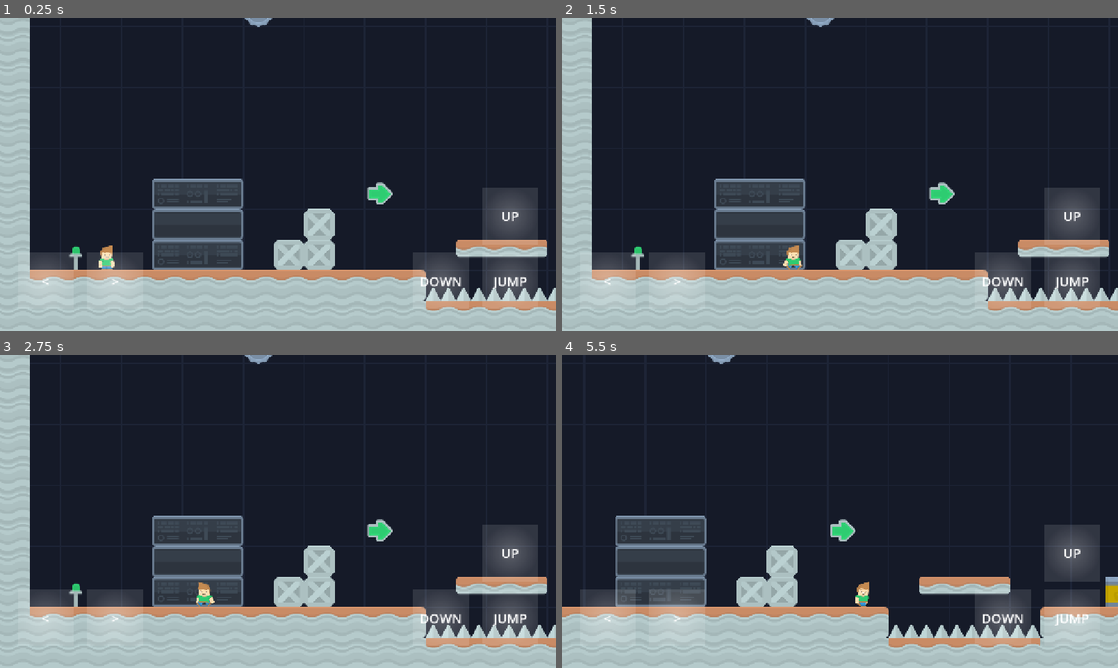
Above: before the commit, frames 1-4 (two rows, left to right).
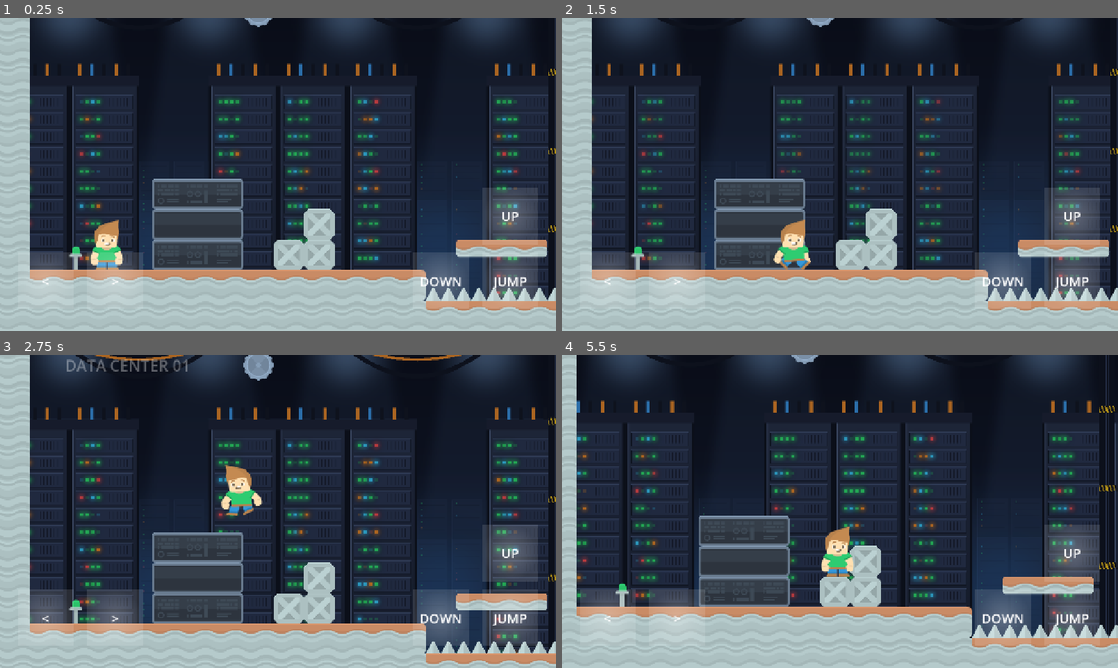
Above: after the commit, the same moments.

Repository: shivamshekhar/sabotage-ai
Game: Godot game, scene res://scenes/main.tscn
Same seed, same stepped clock (60 frames per second), same inputs: the game is played once before the commit and once after it.
Inputs:
- Up to frame 1 (0.25 s): no input
- Up to frame 2 (1.5 s): tap Enter at 0.5 s; hold D (move_right) from 0.53 s (still down); tap Space (jump) at 0.6, 0.77, 1.07, 1.35 s
- Up to frame 3 (2.75 s): tap Space (jump) at 1.52, 1.82, 2.1 s; release D (move_right) at 2.03 s; hold A (move_left) from 2.03 s (still down)
- Up to frame 4 (5.5 s): release A (move_left) at 2.78 s; hold D (move_right) 2.78-4.28 s; tap Space (jump) at 2.85, 3.02, 3.32, 3.6, 3.77, 4.07, 4.35, 4.52, 4.82, 5.1 s; hold A (move_left) 4.28-5.03 s; hold D (move_right) from 5.03 s (still down)

The runs differ from the first frame. In frame 1, 14% of the frame differs, in the area x 5-100%, y 0-91%; in frame 2, 14%; in frame 3, 27%; in frame 4, 30%, in the area x 0-100%, y 0-94%.

Commit message:
Add parallax data-center background, 2x character, remove arrows
- Parallax background (far/mid/near layers) with pulsing rack LEDs, generated
  by tools/art/generate_background.py; replaces the flat navy backdrop
- Scale player art and hitbox 2x (60x128 hitbox, narrower than the art)
- Slightly stronger jump
- Remove green arrow decor from level 1
- README: document background layers and regeneration

Co-Authored-By: Claude Sonnet 5.5 <noreply@anthropic.com>

Diff:
--- /dev/null
+++ b/scripts/level/background.gd
@@ -0,0 +1,39 @@
+class_name LevelBackground
+extends Node2D
+## Parallax data-center background. Layers further away scroll slower, which gives
+## the level depth. Art is generated by tools/art/generate_background.py.
+
+const DIR := "res://assets/backgrounds/data_center/"
+const TILE_W := 1280  # width of each (seamlessly tiling) layer image
+
+
+func _ready() -> void:
+	_layer("far", 0.12, -30)
+	_layer("mid_base", 0.40, -28)
+	# Two LED layers pulse in opposite phase so the racks look alive.
+	_pulse(_layer("mid_leds_a", 0.40, -27), 0.0)
+	_pulse(_layer("mid_leds_b", 0.40, -27), 0.9)
+	_layer("cables", 0.70, -26)
+
+
+func _layer(image: String, scroll: float, z: int) -> Sprite2D:
+	var p := Parallax2D.new()
+	p.scroll_scale = Vector2(scroll, scroll)
+	p.repeat_size = Vector2(TILE_W, 0)
+	p.repeat_times = 4
+	p.z_index = z
+	add_child(p)
+
+	var s := Sprite2D.new()
+	s.texture = load(DIR + image + ".png")
+	s.centered = false
+	p.add_child(s)
+	return s
+
+
+func _pulse(s: Sprite2D, delay: float) -> void:
+	var tw := create_tween().set_loops()
+	tw.tween_interval(delay)
+	tw.tween_property(s, "modulate:a", 0.25, 0.9).set_trans(Tween.TRANS_SINE)
+	tw.tween_property(s, "modulate:a", 1.0, 0.9).set_trans(Tween.TRANS_SINE)
+	tw.tween_interval(0.9 - delay)
--- a/scripts/level/level.gd
+++ b/scripts/level/level.gd
@@ -106,8 +106,6 @@
 				"l": _decor("lamp_pole_green", c, r, -3, Color.WHITE)
 				"c": _decor("canister_blue_vertical" if c % 2 == 0 else "canister_yellow_vertical", c, r, -3)
 				"~": _place(_run_name("slime_floor", "~", c, r, true), c, r, -1)
-				">": _decor("arrow_green_right", c, r, -3, Color.WHITE)
-				"A": _decor("arrow_green_up", c, r, -3, Color.WHITE)
 				"P": spawn = Vector2((c + 0.5) * T, (r + 1) * T)
 				"E": _build_exit(c, r)
 
@@ -223,15 +221,14 @@
 # ---------- backdrop ----------
 
 func _build_backdrop() -> void:
+	add_child(LevelBackground.new())
+
+	# Light tint over the parallax art so gameplay tiles stay readable, plus the title.
 	var bd := Node2D.new()
 	bd.z_index = -20
 	add_child(bd)
 	bd.draw.connect(func() -> void:
-		bd.draw_rect(Rect2(0, 0, world_w, world_h), Color("#151a28"))
-		for x in range(0, world_w, 140):
-			bd.draw_line(Vector2(x, 0), Vector2(x, world_h), Color("#1d2436"), 4.0)
-		for y in range(0, world_h, 140):
-			bd.draw_line(Vector2(0, y), Vector2(world_w, y), Color("#1d2436"), 2.0)
+		bd.draw_rect(Rect2(0, 0, world_w, world_h), Color(0.04, 0.06, 0.11, 0.30))
 		bd.draw_string(ThemeDB.fallback_font, Vector2(150, 260), "DATA CENTER 01",
-			HORIZONTAL_ALIGNMENT_LEFT, -1, 36, Color(1, 1, 1, 0.3)))
+			HORIZONTAL_ALIGNMENT_LEFT, -1, 36, Color(1, 1, 1, 0.35)))
 	bd.queue_redraw()
--- a/scripts/level/level_data.gd
+++ b/scripts/level/level_data.gd
@@ -10,7 +10,7 @@
 ##   P  player spawn       E  exit terminal
 ## Background decor
 ##   k controls panel   w dark panel   r ceiling rail   m monitor   t tv monitor
-##   g gear   i siren   l lamp   c canister   ~ slime   > A  arrows
+##   g gear   i siren   l lamp   c canister   ~ slime
 ##
 ## Rows are built with helpers so run lengths can't be miscounted; Level
 ## validates that every row has the same width.
@@ -28,13 +28,13 @@
 	m.append("#".repeat(60))                                                            # 0  ceiling
 	m.append("#" + "r".repeat(58) + "#")                                                # 1  ceiling rail
 	m.append("#" + _d(58) + "#")                                                        # 2
-	m.append("#" + _d(7) + "g" + _d(13) + "g" + _d(7) + ">" + _d(28) + "#")             # 3  gears, arrow
+	m.append("#" + _d(7) + "g" + _d(13) + "g" + _d(7) + "." + _d(28) + "#")             # 3  gears
 	m.append("#" + _d(32) + "m" + _d(4) + "t" + _d(4) + "m" + _d(11) + "m" + "." + "t" + "." + "#")  # 4  monitors
 	m.append("#" + _d(30) + "l" + _d(3) + "^^" + "." + "i" + _d(2) + "^^" + _d(2) + "l" + _d(13) + "#")  # 5  corridor hazards
 	m.append("#" + _d(27) + "H" + "#".repeat(19) + _d(11) + "#")                         # 6  ladder top + upper slab
 	m.append("#" + _d(27) + "H" + _d(17) + "O" + _d(9) + "E" + _d(2) + "#")              # 7  exit
 	m.append("#" + _d(27) + "H" + _d(17) + "O" + _d(8) + "===" + "." + "#")              # 8
-	m.append("#" + _d(4) + "kkk" + _d(4) + ">" + _d(14) + "A" + "H" + _d(2) + "kkk" + _d(2) + "kkk" + _d(2) + "kkk" + _d(2) + "O" + _d(6) + "==" + _d(4) + "#")  # 9
+	m.append("#" + _d(4) + "kkk" + _d(4) + "." + _d(14) + "." + "H" + _d(2) + "kkk" + _d(2) + "kkk" + _d(2) + "kkk" + _d(2) + "O" + _d(6) + "==" + _d(4) + "#")  # 9
 	m.append("#" + _d(4) + "www" + _d(2) + "X" + _d(17) + "H" + _d(2) + "www" + _d(2) + "www" + _d(2) + "www" + _d(2) + "O" + _d(4) + "==" + _d(6) + "#")  # 10
 	m.append("#" + ".lP." + "kkk" + "." + "XX" + _d(4) + "===" + _d(3) + "cc" + "." + "i" + _d(3) + "H" + _d(2) + "kkk" + _d(2) + "kkk" + _d(2) + "kkk" + _d(2) + "O" + _d(2) + "==" + "~".repeat(7) + "." + "#")  # 11
 	m.append("#".repeat(14) + "^".repeat(5) + "#".repeat(41))                           # 12 floor + spike pit
--- a/scripts/player/player.gd
+++ b/scripts/player/player.gd
@@ -5,10 +5,12 @@
 
 const SPEED := 320.0
 const ACCEL := 2600.0
-const JUMP_VELOCITY := -640.0
+const JUMP_VELOCITY := -660.0
 const GRAVITY := 1600.0
 const CLIMB_SPEED := 190.0
 const HURT_TIME := 0.4
+# Hitbox is a bit narrower than the ~96px-wide art so tight jumps stay fair.
+const BODY_SIZE := Vector2(60, 128)
 
 var spawn := Vector2.ZERO
 var ladder_count := 0  # how many ladder areas currently overlap the player
@@ -23,9 +25,9 @@
 	z_index = 2
 	var shape := CollisionShape2D.new()
 	var rect := RectangleShape2D.new()
-	rect.size = Vector2(44, 64)
+	rect.size = BODY_SIZE
 	shape.shape = rect
-	shape.position = Vector2(0, -32)
+	shape.position = Vector2(0, -BODY_SIZE.y / 2.0)
 	add_child(shape)
 
 	_visuals = PlayerSprite.new()
--- a/scripts/player/player_sprite.gd
+++ b/scripts/player/player_sprite.gd
@@ -4,7 +4,7 @@
 ## Swap the hero by changing CHARACTER to "adventurer", "female", "soldier" or "zombie".
 
 const CHARACTER := "player"
-const SCALE := 0.6       # 80x110 source art -> ~48x66 px, matching the 44x64 collider
+const SCALE := 1.2       # 80x110 source art -> ~96x132 px, matching Player.BODY_SIZE
 const WALK_FRAME_TIME := 0.12
 const CLIMB_FRAME_TIME := 0.15
 
Binary file added: assets/backgrounds/data_center/cables.png
Not shown, added: assets/backgrounds/data_center/cables.png.import
Binary file added: assets/backgrounds/data_center/far.png
Not shown, added: assets/backgrounds/data_center/far.png.import
Binary file added: assets/backgrounds/data_center/mid_base.png
Not shown, added: assets/backgrounds/data_center/mid_base.png.import
Binary file added: assets/backgrounds/data_center/mid_leds_a.png
Not shown, added: assets/backgrounds/data_center/mid_leds_a.png.import
Binary file added: assets/backgrounds/data_center/mid_leds_b.png
Not shown, added: assets/backgrounds/data_center/mid_leds_b.png.import
Not shown, added: scripts/level/background.gd.uid
